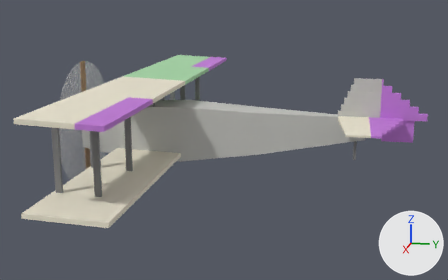
One commit to the glTF model assets/aircraft/spad7/model.glb: the scene before it, then after it.
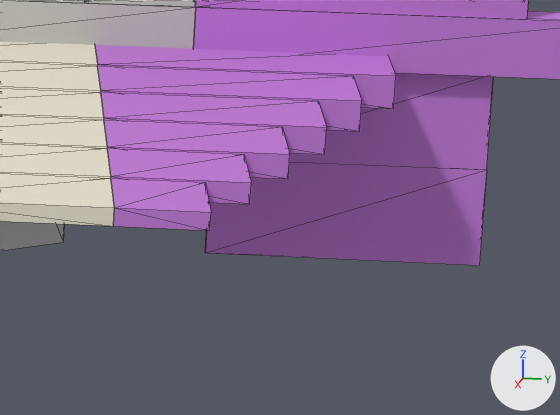
Each version is shown whole from a camera (50 mm lens) standing at (10.94, 4.12, 2.93) and looking at (0.07, 1.95, 0.21), then close up on the part from 80% to 94% of the width and 40% to 57% of the height. The axes (+X, +Y, +Z) are drawn at lower right. The lights are the same throughout. The first two pictures are the older version. The close-ups show mesh edges as thin lines. Where no turn or scale is listed for an object, it has been applied to the vertices. Vertices at exactly the same position are counted once.

The first close-up shows 'body', 'ctrl_elevator', 'ctrl_rudder'.
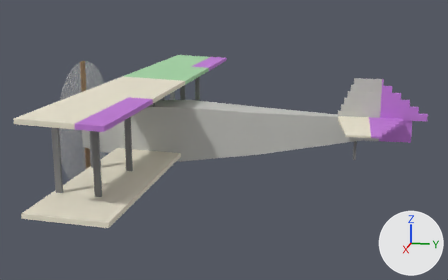
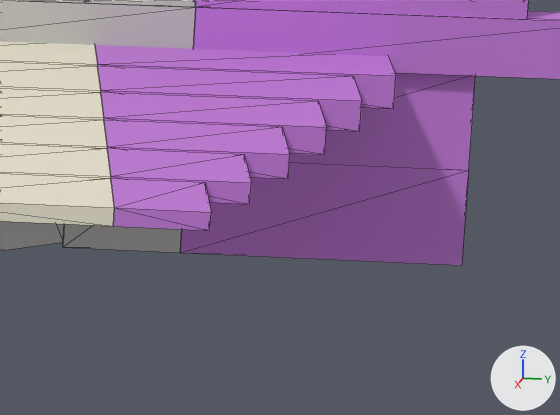
Edits to the scene script, one JSON object a line:
```json
{"block": "me_body", "where": "# used by ob_body; location = (0.0, 0.0, 0.0)"}
{"op": "remove", "block": "me_body", "code": "me_body.from_pydata(...)  # 652 vertices, 1364 faces; spans x -3.91..3.91, y -0.7..4.7, z -1.13..1.4"}
{"op": "add", "block": "me_body", "code": "me_body.from_pydata(...)  # 664 vertices, 1388 faces; spans x -3.91..3.91, y -0.7..4.7, z -1.13..1.4"}
{"block": "me_body", "change": "me_body part 1"}
{"block": "me_body", "change": "6 vertices are added at (-0.02, 4.47, 0.5), (-0.02, 4.47, 0.31), (-0.02, 4.7, 0.31), (-0.02, 4.7, 0.5), (-0.02, 4.47, 0.7), (-0.02, 4.7, 0.7)"}
{"block": "me_body", "change": "6 new vertices lie (0.04, 0.0, 0.0) away from vertices in x -0.02, y 4.47..4.7, z 0.31..0.7"}
{"block": "me_body", "change": "24 new faces join them, mat_fuselage (light grey #c4c4bf)"}
{"block": "me_ctrl_rudder", "where": "me_ctrl_rudder.from_pydata(...)  # 60 vertices, 96 faces; spans x -0.045..0.045, y 0.0..0.784, z -0.49..0.6"}
{"block": "me_ctrl_rudder", "where": "# used by ob_ctrl_rudder; location = (0.0, 4.7, 0.8)"}
{"block": "me_ctrl_rudder", "change": "me_ctrl_rudder part 2: the loose piece of 12 vertices spanning x -0.016..0.016, y 0.05..0.58, z -0.49..-0.1 is scaled about its middle by (1.46, 1.03, 1), then moved by (0.0, -0.042, 0.0)"}
```

Pixel boxes [x1, y1, x2, y2] of what changed, in the close-ups (560 x 415 px; the box of a moved part takes in the faces that stretch with it):
```json
{"object": "ctrl_rudder", "change": "reshaped", "before": [193, 0, 560, 265], "after": [180, 0, 560, 265]}
{"object": "body", "change": "reshaped", "before": [0, 0, 196, 251], "after": [0, 0, 196, 253]}
{"part": 1, "of": "me_body", "change": "added", "after": [63, 224, 181, 253]}
{"part": 2, "of": "me_ctrl_rudder", "change": "moved or reshaped", "before": [205, 75, 493, 265], "after": [180, 75, 476, 265]}
```
